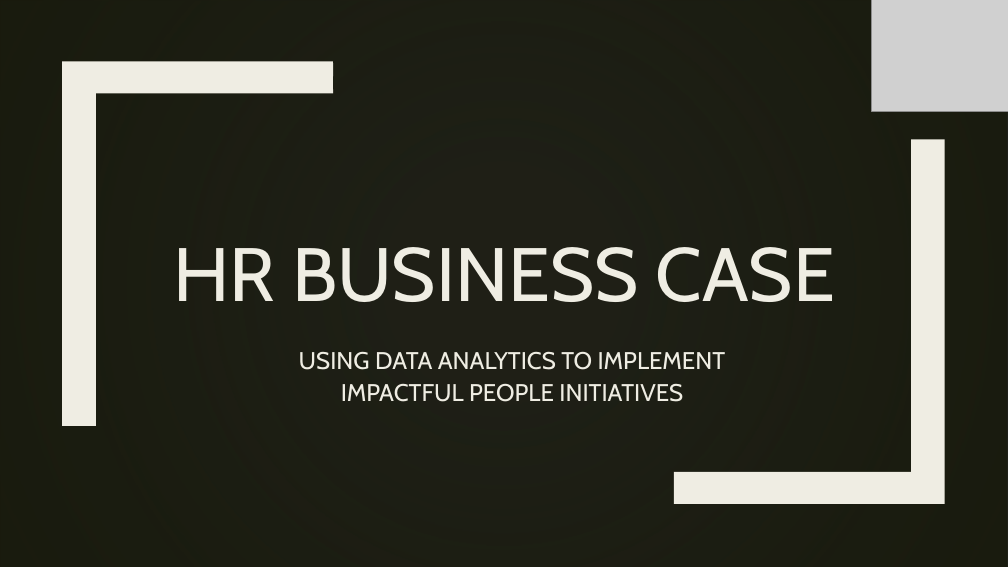
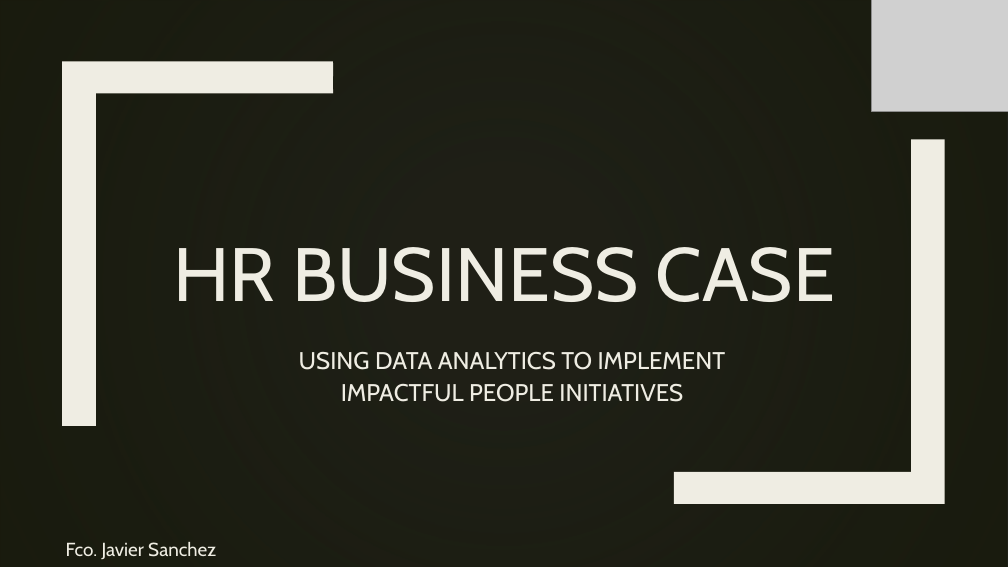
Before and after one commit to Javisancastro/ITAcademyDataAnalytics, a slide deck: slide 1 of Sprint10.Project/HR BUSINESS CASE.pptx. Drawn at 1008x567 pixels with LibreOffice and Linux fonts; fonts in the diff are those of the drawing; grey boxes stand for pictures; background and template pictures are left out; a plain dark background stands for a picture behind light text. Boxes give left, top, right and bottom in pixels: in the first picture for what was removed or moved away, otherwise in the second. Text is boxed around its words. In the diff, an @@ line names an element or a change of style, - is before the commit and + after.

```diff
--- a/Sprint10.Project/HR BUSINESS CASE.pptx
+++ b/Sprint10.Project/HR BUSINESS CASE.pptx
@@ text added at box(66, 542, 216, 559), 18 pt, text #EFEDE3 @@
+Fco. Javier Sanchez
```
Also in this commit, not shown: 4 other slides changed, 1 other file.
